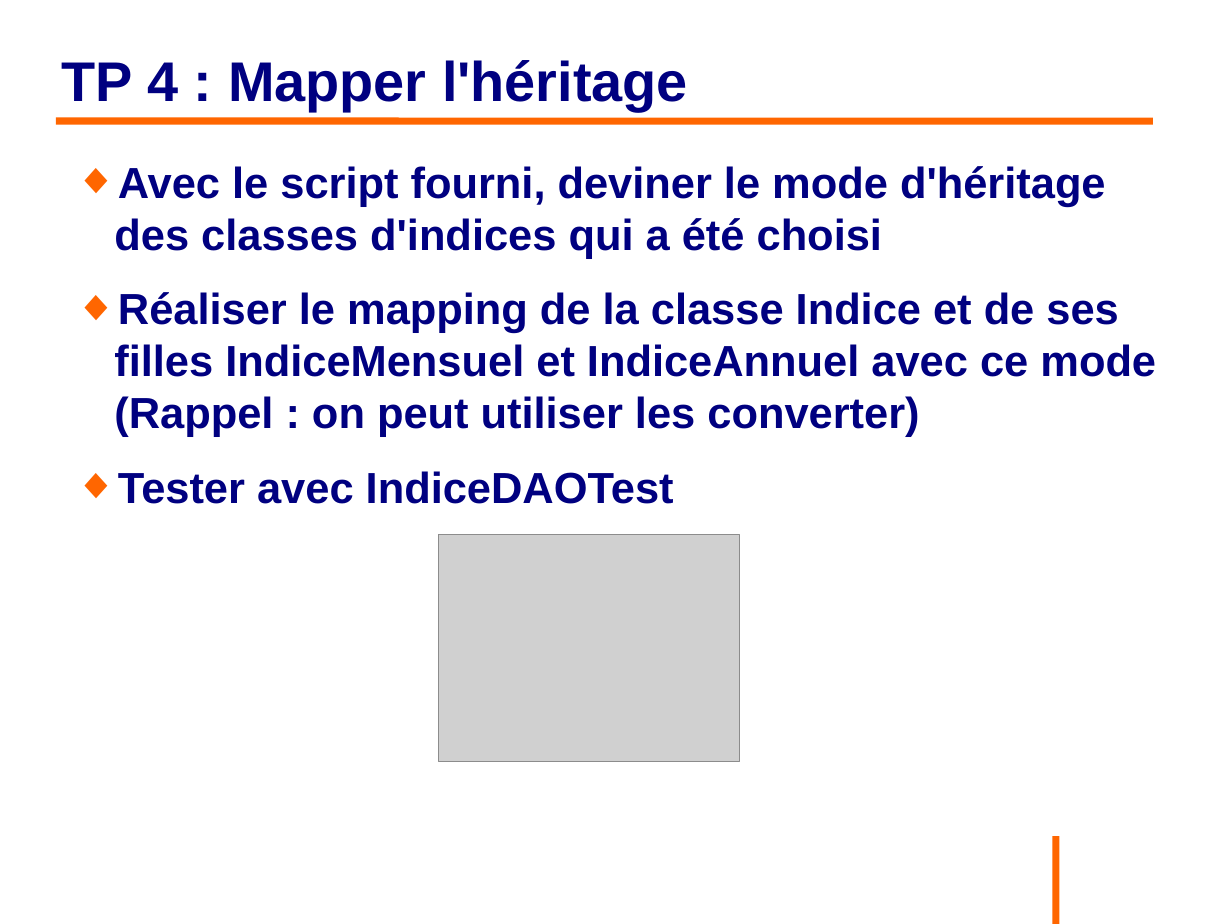
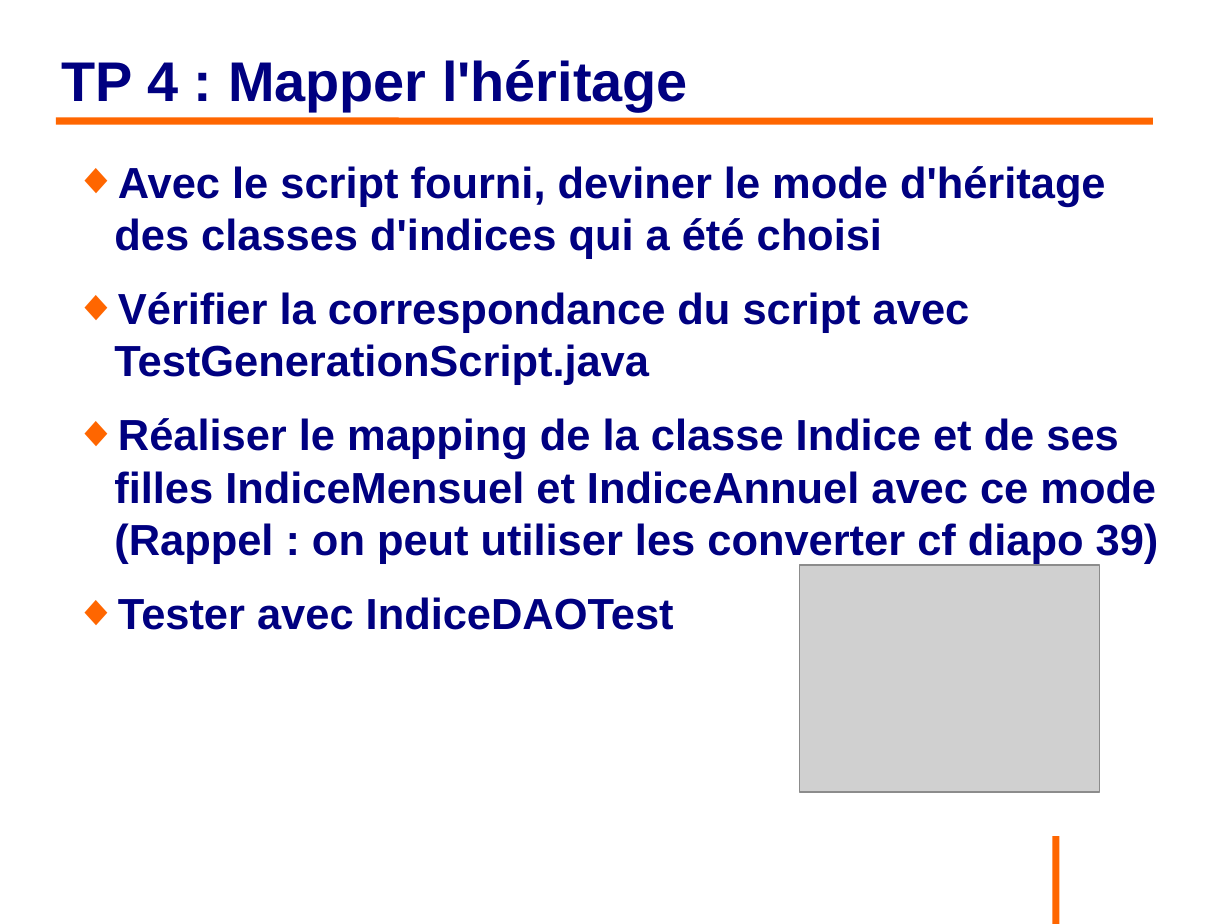
Before and after one commit to philphils/formation-hibernate-basique, a slide deck: slide 71 of Documentation/diapo_formation_hibernate.odp (slide 70 before the commit). Drawn at 1232x924 pixels with LibreOffice and Linux fonts; fonts in the diff are those of the drawing; grey boxes stand for pictures; background and template pictures are left out. Boxes give left, top, right and bottom in pixels: in the first picture for what was removed or moved away, otherwise in the second. Text is boxed around its words. In the diff, an @@ line names an element or a change of style, - is before the commit and + after.

Commit message:
MàJ diapo partie 4

```diff
--- a/Documentation/diapo_formation_hibernate.odp
+++ b/Documentation/diapo_formation_hibernate.odp
@@ text at [114, 292, 1159, 564]: text changed @@
-◆ Réaliser le mapping de la classe Indice et de ses filles IndiceMensuel et IndiceAnnuel avec ce mode (Rappel : on peut utiliser les converter)
+◆ Vérifier la correspondance du script avec TestGenerationScript.java
+◆ Réaliser le mapping de la classe Indice et de ses filles IndiceMensuel et IndiceAnnuel avec ce mode (Rappel : on peut utiliser les converter cf diapo 39)
@@ picture: place and size @@
-picture at [439, 534, 740, 761]
+picture at [800, 566, 1101, 793]
```
Also in this commit, not shown: 10 other slides changed, 1 slide added.
